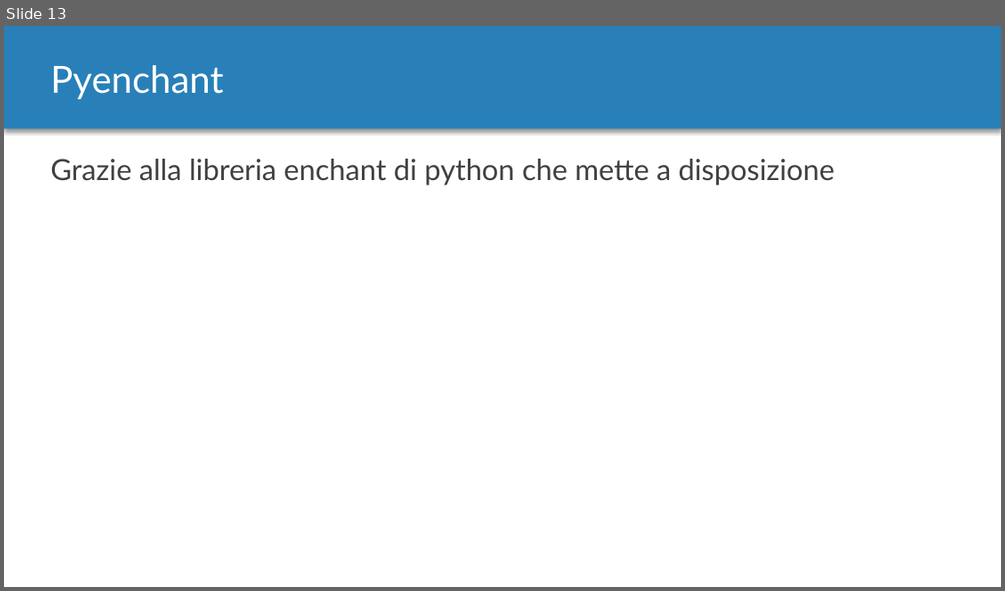
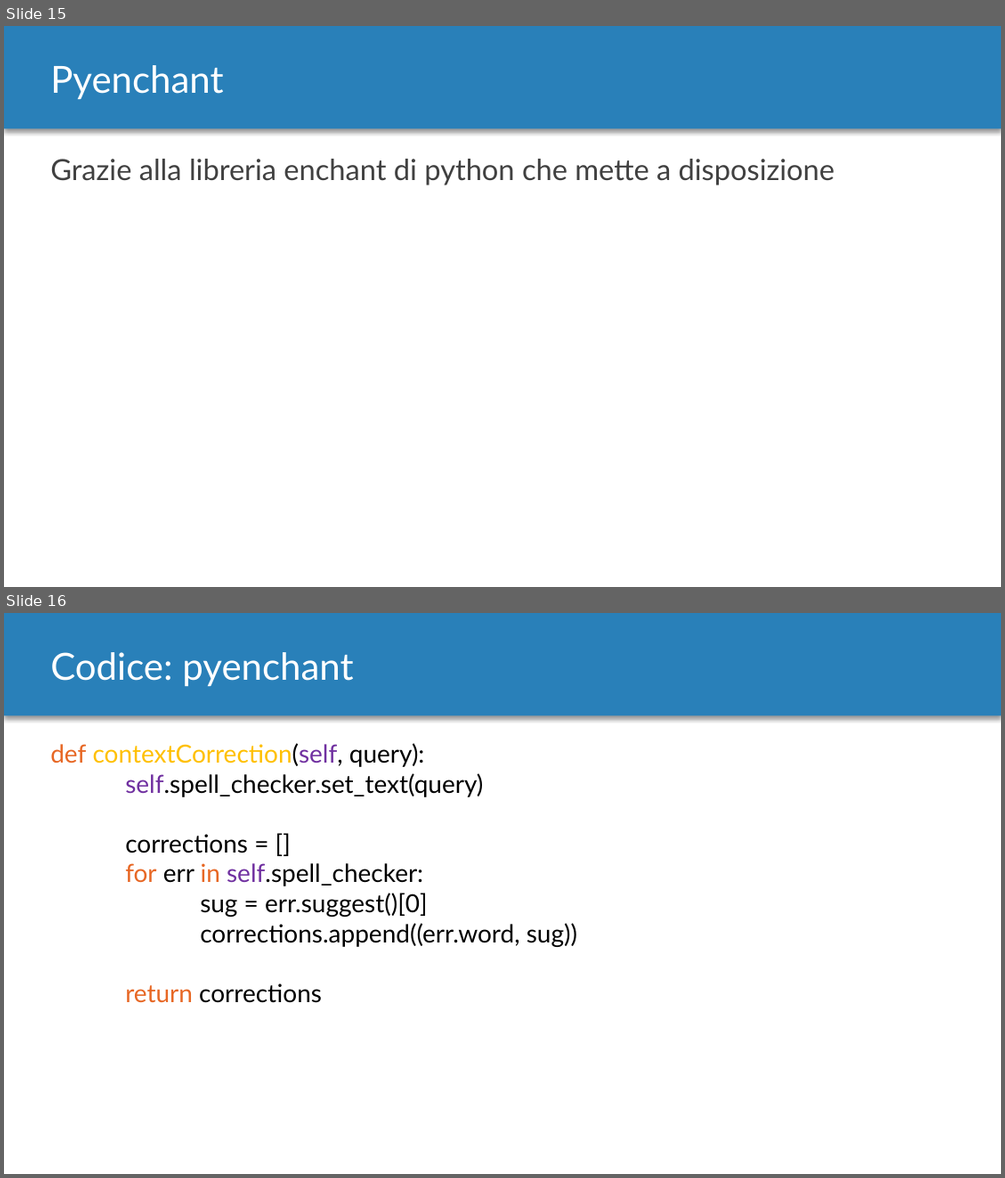
Before and after one commit to MurgoloMichele/GAvI, a slide deck: doc/Progetto.pptx. Shown one above the other, each under a label of ours: slide 13 before the commit, slides 15 and 16 after it. The pictures are 1005x591 and 1005x1178 pixels, drawn with LibreOffice and Linux fonts; fonts in the diff are those of the drawing. Boxes give left, top, right and bottom in pixels: in the first picture for what was removed or moved away, otherwise in the second. Text is boxed around its words. In the diff, an @@ line names an element or a change of style, - is before the commit and + after.

```diff
--- a/doc/Progetto.pptx
+++ b/doc/Progetto.pptx
@@ slide 16 added at [4,613,1001,1174], background #FFFFFF; not listed: 1 template element that a slide beside it also shows @@
@@ text added at [50,652,353,687], 36 pt, text #FFFFFF @@
+Codice: pyenchant
@@ text added at [50,743,577,1003], 24 pt, text #000000 @@
+def contextCorrection(self, query):
+self.spell_checker.set_text(query)
+corrections = []
+for err in self.spell_checker:
+sug = err.suggest()[0]
+corrections.append((err.word, sug))
+return corrections
@@ what was slide 13 is now slide 15 @@
```
Also in this commit, not shown: 2 slides changed, 3 other slides added.
